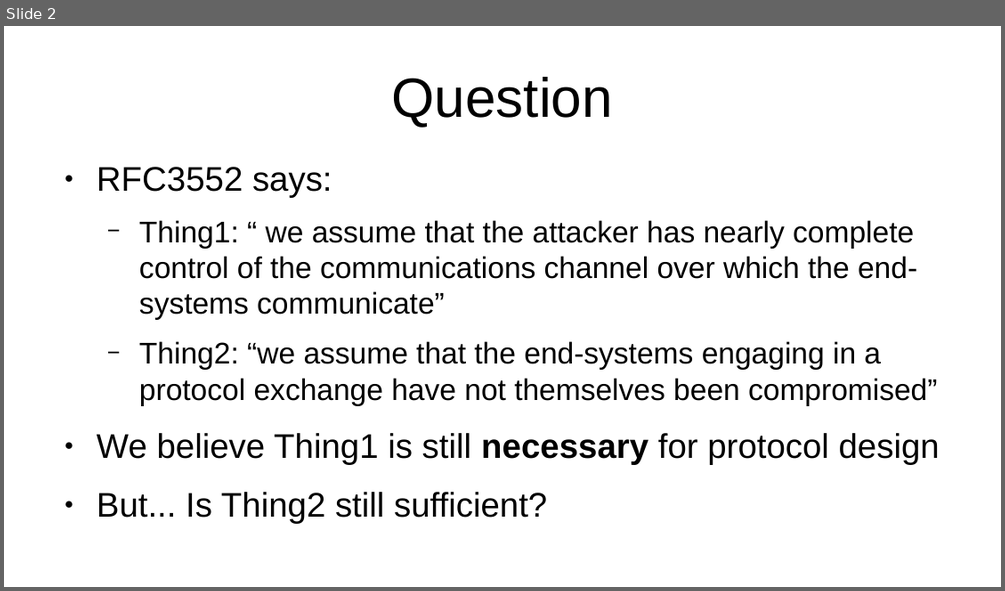
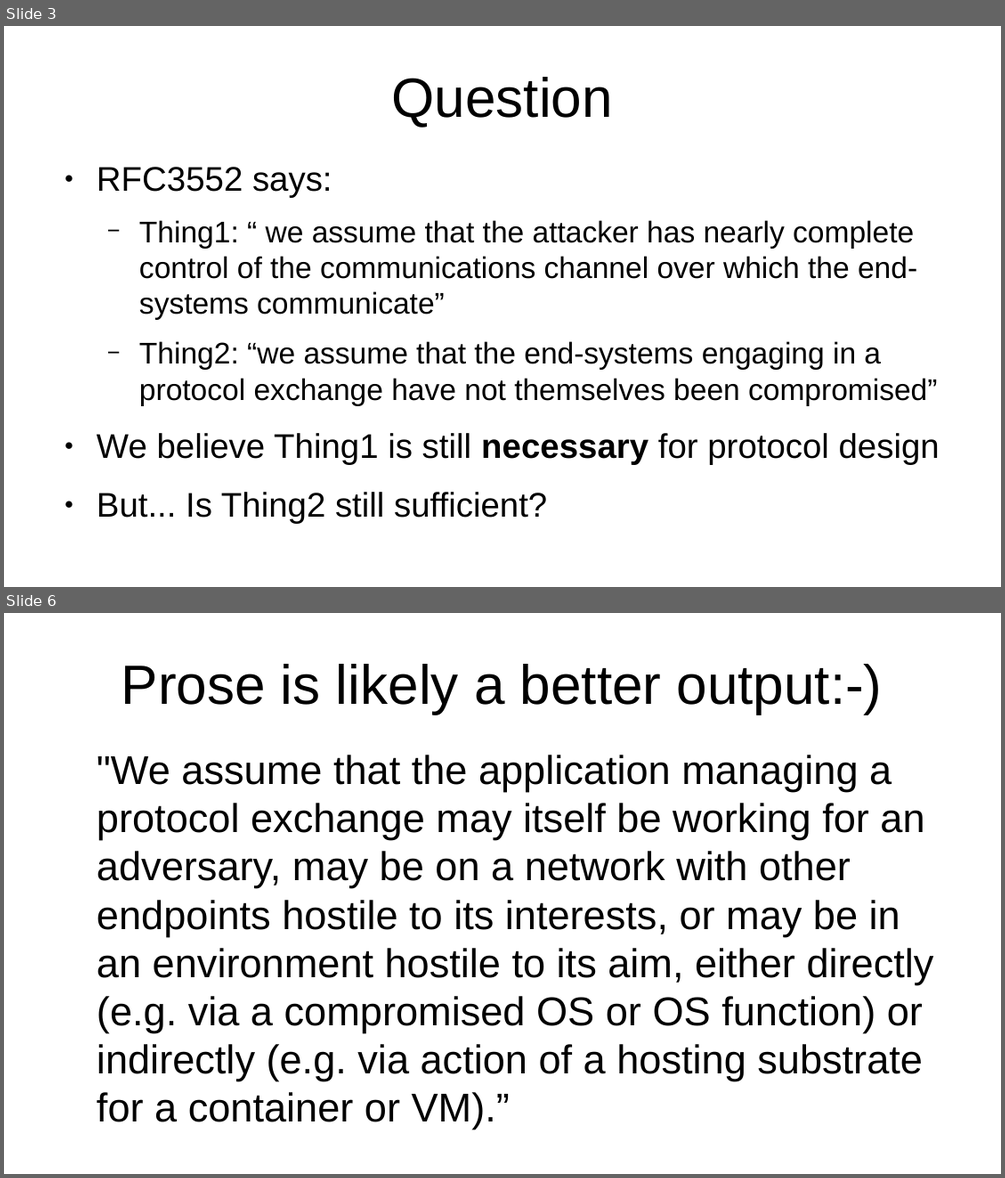
Before and after one commit to sftcd/model-t, a slide deck: ietf105-model-t.odp. Shown one above the other, each under a label of ours: slide 2 before the commit, slides 3 and 6 after it; the slides between them are not shown. The pictures are 1005x591 and 1005x1178 pixels, drawn with LibreOffice and Linux fonts; fonts in the diff are those of the drawing. Boxes give left, top, right and bottom in pixels: in the first picture for what was removed or moved away, otherwise in the second. Text is boxed around its words. In the diff, an @@ line names an element or a change of style, - is before the commit and + after.

```diff
--- a/ietf105-model-t.odp
+++ b/ietf105-model-t.odp
@@ slide 6 added at <box>4,613,1001,1174</box>, background #FFFFFF @@
@@ title added at <box>121,664,882,714</box>, 44 pt, text #000000 @@
+Prose is likely a better output:-)
@@ text added at <box>97,755,934,1081</box>, 32 pt, text #000000 @@
+"We assume that the application managing a protocol exchange may itself be working for an adversary, may be on a network with other endpoints hostile to its interests, or may be in an environment hostile to its aim, either directly (e.g. via a compromised OS or OS function) or indirectly (e.g. via action of a hosting substrate for a container or VM).”
@@ what was slide 2 is now slide 3 @@
```
Also in this commit, not shown: 1 slide changed, 2 other slides added, 1 other file.
